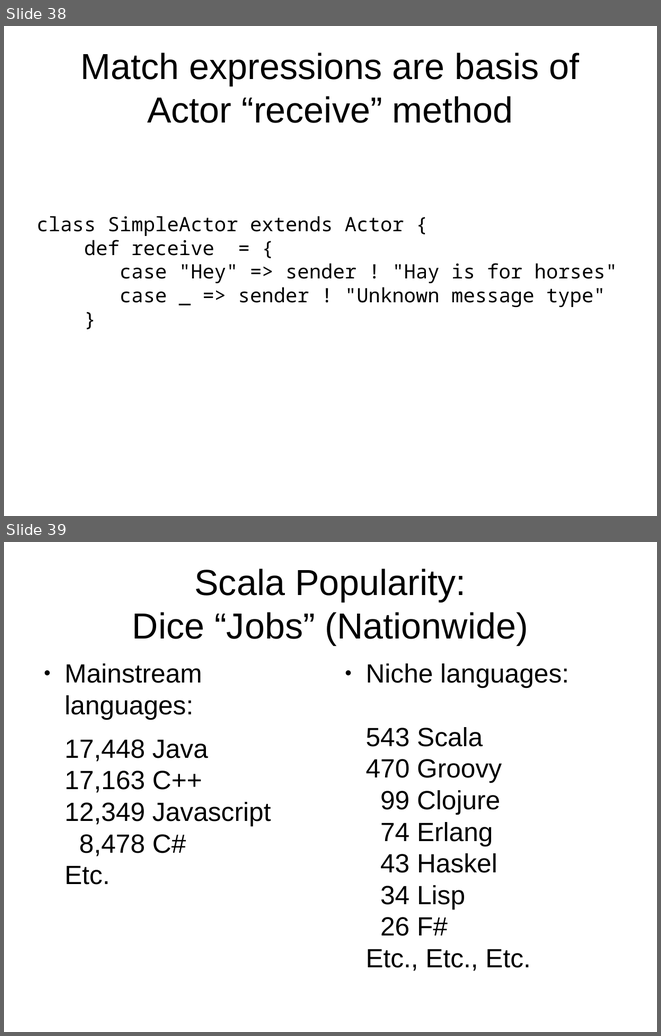
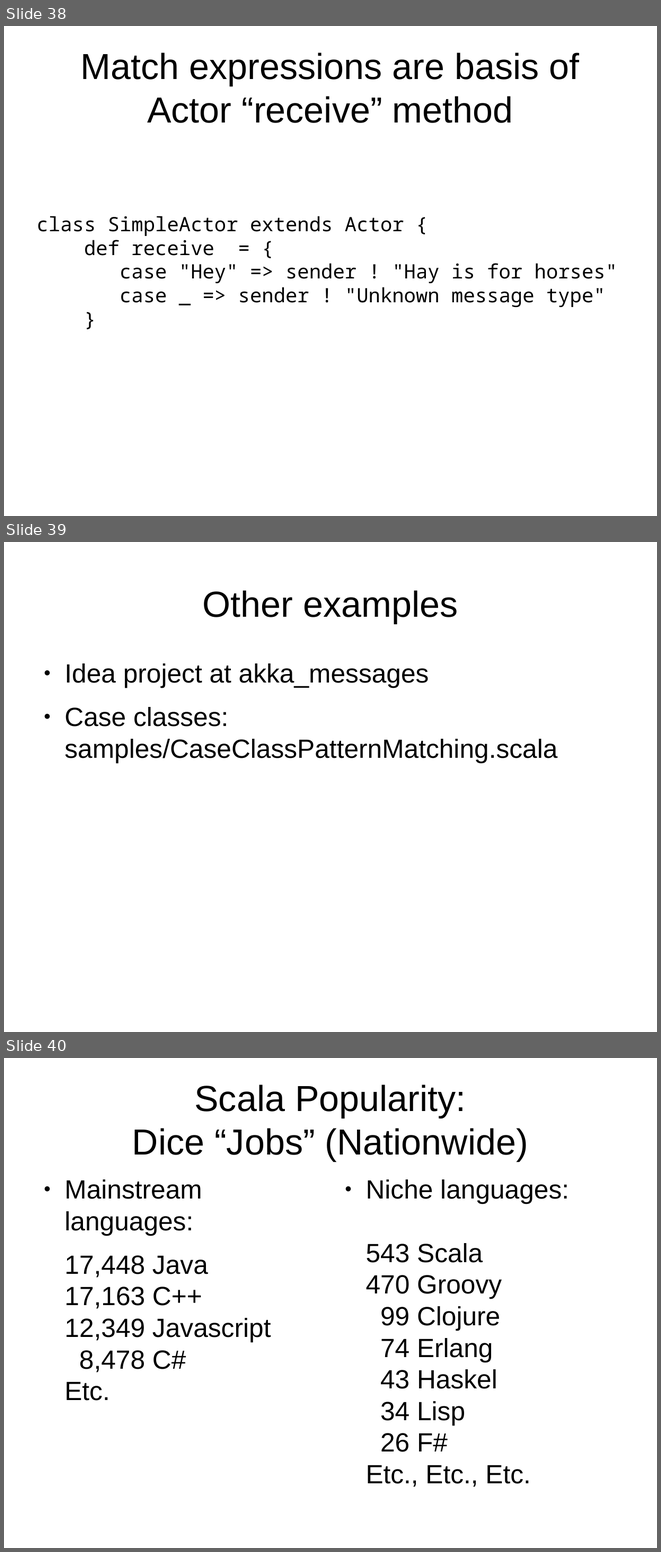
Before and after one commit to JohnLockwood/ScalaTalkSacjug, a slide deck: ScalaDecember2014.odp. Shown one above the other, each under a label of ours: slides 38 and 39 before the commit, slides 38, 39 and 40 after it. The pictures are 661x1036 and 661x1552 pixels, drawn with LibreOffice and Linux fonts; fonts in the diff are those of the drawing. Boxes give left, top, right and bottom in pixels: in the first picture for what was removed or moved away, otherwise in the second. Text is boxed around its words. In the diff, an @@ line names an element or a change of style, - is before the commit and + after.

Commit message:
Further work on slides; some addtional examples on case classes, etc.

```diff
--- a/ScalaDecember2014.odp
+++ b/ScalaDecember2014.odp
@@ slide 39 added at [4,542,657,1032], background #FFFFFF @@
@@ title added at [203,590,458,623], 44 pt, text #000000 @@
+Other examples
@@ text added at [64,663,557,762], 32 pt, text #000000 @@
+● Idea project at akka_messages
+● Case classes:
+  samples/CaseClassPatternMatching.scala
@@ what was slide 39 is now slide 40 @@
```
Also in this commit, not shown: 6 slides changed, 3 other slides added, 3 slides removed, 7 other files.
